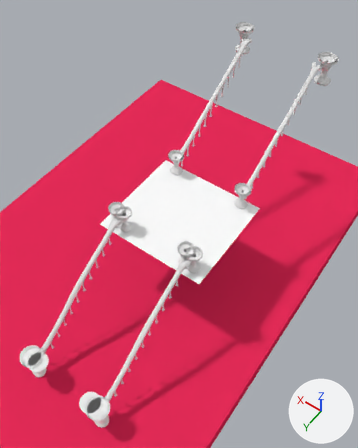
Renders of the Blender file Assets/Custom Models/foyer bannister.blend from each side of a commit.
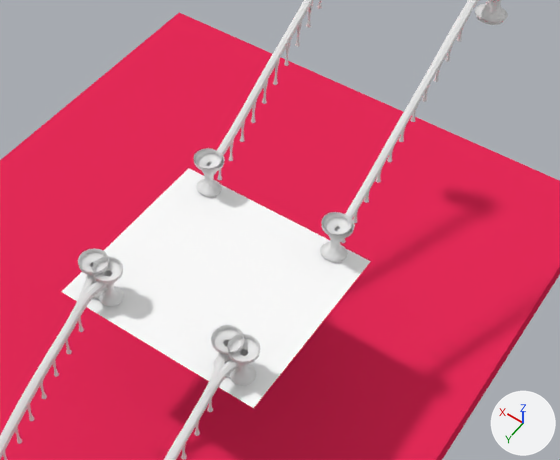
The first picture shows the older version from a camera (50 mm lens) standing at (-15.6, 5.0, 33.8) and looking at (-3.3, -12.2, 6.7). The close-ups show both versions on the part from 19% to 100% of the width and 16% to 69% of the height of that picture; other places that the commit changed are outside them. The axes (+X, +Y, +Z) are drawn at lower right. The lights are the same throughout.

The first close-up shows 'BezierCurve.004', 'BezierCurve.005', 'BezierCurve.006', 'BezierCurve.007', 'Cube', 'NurbsPath', 'NurbsPath.002', 'parquet pattern'.
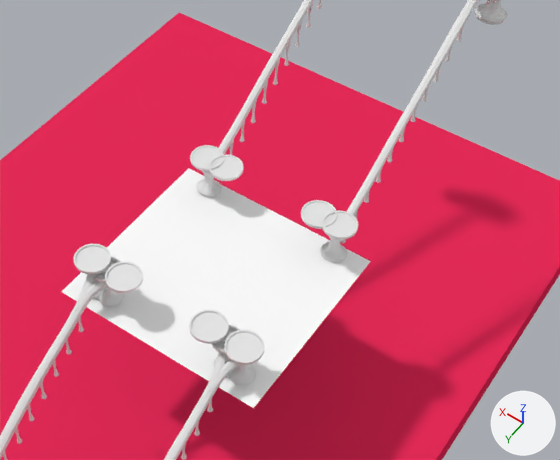
Patch to the scene script:
```diff
--- a/Assets/Custom Models/foyer bannister.blend.py
+++ b/Assets/Custom Models/foyer bannister.blend.py
@@ me_cylinder_004 @@
+me_cylinder_004.from_pydata(...)  # 128 vertices, 98 faces; spans x -0.737..0.737, y -0.737..0.737, z -1.251..-1.115
@@ me_cylinder_003 @@
+me_cylinder_003.from_pydata(...)  # 160 vertices, 130 faces; spans x -0.737..0.737, y -0.737..0.737, z -1.207..-1.078
@@ ob_cylinder_004 @@
+ob_cylinder_004 = bpy.data.objects.new('Cylinder.004', me_cylinder_004)
+ob_cylinder_004.location = (-0.11, -16.2, 9.39)
+ob_cylinder_004.scale = (0.875, 0.875, 0.875)
+_m = ob_cylinder_004.modifiers.new('Array', 'ARRAY')
+_m.constant_offset_displace = (0.0, 0.0, 0.0)
+_m.relative_offset_displace = (-3.83, 0.0, 0.0)
+_m = ob_cylinder_004.modifiers.new('Mirror', 'MIRROR')
+_m.mirror_object = ob_other_side_of_stair_offset_008
@@ ob_other_side_of_stair_offset_008 @@
+ob_other_side_of_stair_offset_008 = bpy.data.objects.new('other side of stair offset.008', None)
+ob_other_side_of_stair_offset_008.location = (-3.015, 1.081, 1.996)
@@ ob_cylinder_003 @@
+ob_cylinder_003 = bpy.data.objects.new('Cylinder.003', me_cylinder_003)
+ob_cylinder_003.location = (0.15, -9.82, 9.46)
+ob_cylinder_003.scale = (0.875, 0.875, 0.875)
+_m = ob_cylinder_003.modifiers.new('Array', 'ARRAY')
+_m.constant_offset_displace = (0.0, 0.0, 0.0)
+_m.relative_offset_displace = (-3.83, 0.0, 0.0)
+_m = ob_cylinder_003.modifiers.new('Mirror', 'MIRROR')
+_m.mirror_object = ob_other_side_of_stair_offset_007
@@ ob_other_side_of_stair_offset_007 @@
+ob_other_side_of_stair_offset_007 = bpy.data.objects.new('other side of stair offset.007', None)
+ob_other_side_of_stair_offset_007.location = (-3.015, 1.081, 1.996)
```

Location of each change, (x1, y1, x2, y2) in pixels of the close-ups (560 x 460 px):
'Cylinder.003', added
    after: (74, 244, 265, 365)
'Cylinder.004', added
    after: (190, 145, 358, 240)
'BezierCurve.004', unchanged, covered by the edit
    before: (77, 248, 261, 386)
    after: (88, 257, 256, 386)
